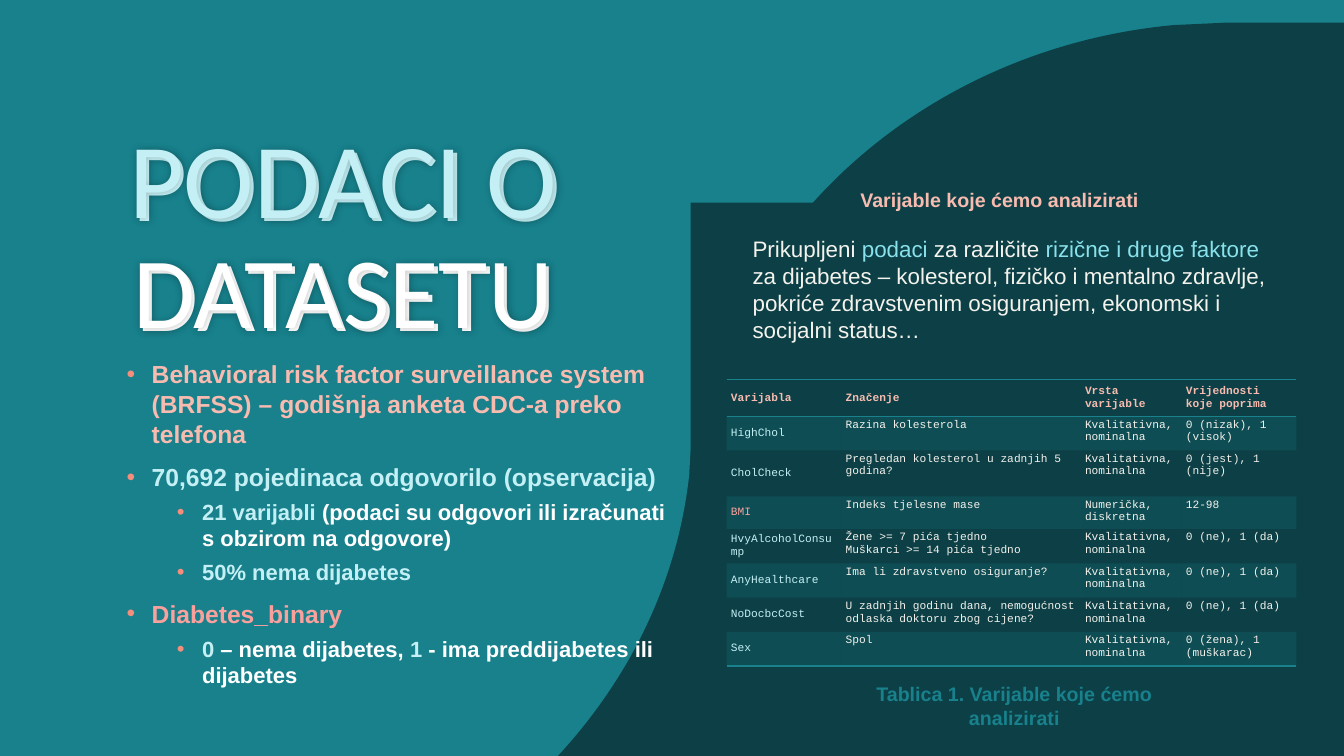
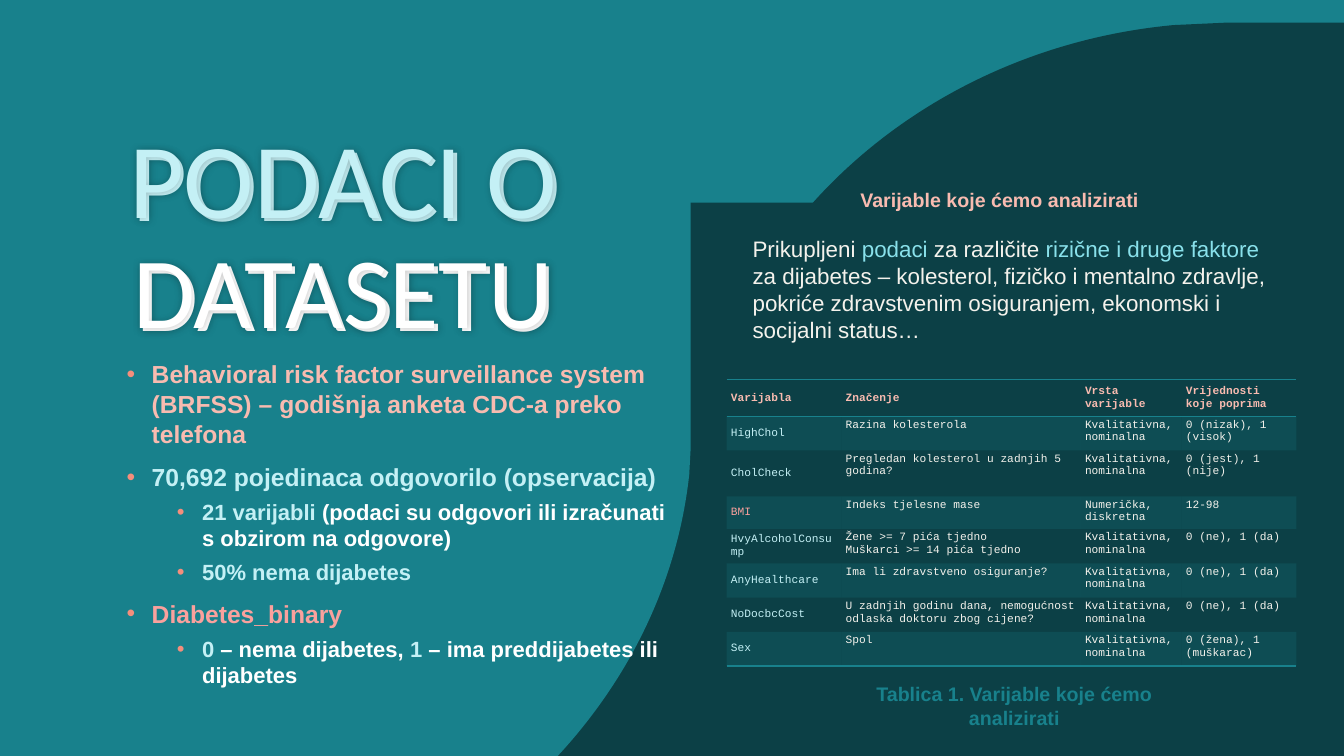
Before and after one commit to jfletcher20/diabetes-health-indicators-analysis, a slide deck: slide 3 of documentation/powerpoint/analysis-documentation.pptx. Drawn at 1344x756 pixels with LibreOffice and Linux fonts; fonts in the diff are those of the drawing. Boxes give left, top, right and bottom in pixels: in the first picture for what was removed or moved away, otherwise in the second. Text is boxed around its words. In the diff, an @@ line names an element or a change of style, - is before the commit and + after.

```diff
--- a/documentation/powerpoint/analysis-documentation.pptx
+++ b/documentation/powerpoint/analysis-documentation.pptx
@@ text at box(202, 641, 658, 688): text changed @@
-  • 0 – nema dijabetes, 1 - ima preddijabetes ili dijabetes
+  • 0 – nema dijabetes, 1 – ima preddijabetes ili dijabetes
```
Also in this commit, not shown: 1 other slide changed, 1 other file.
